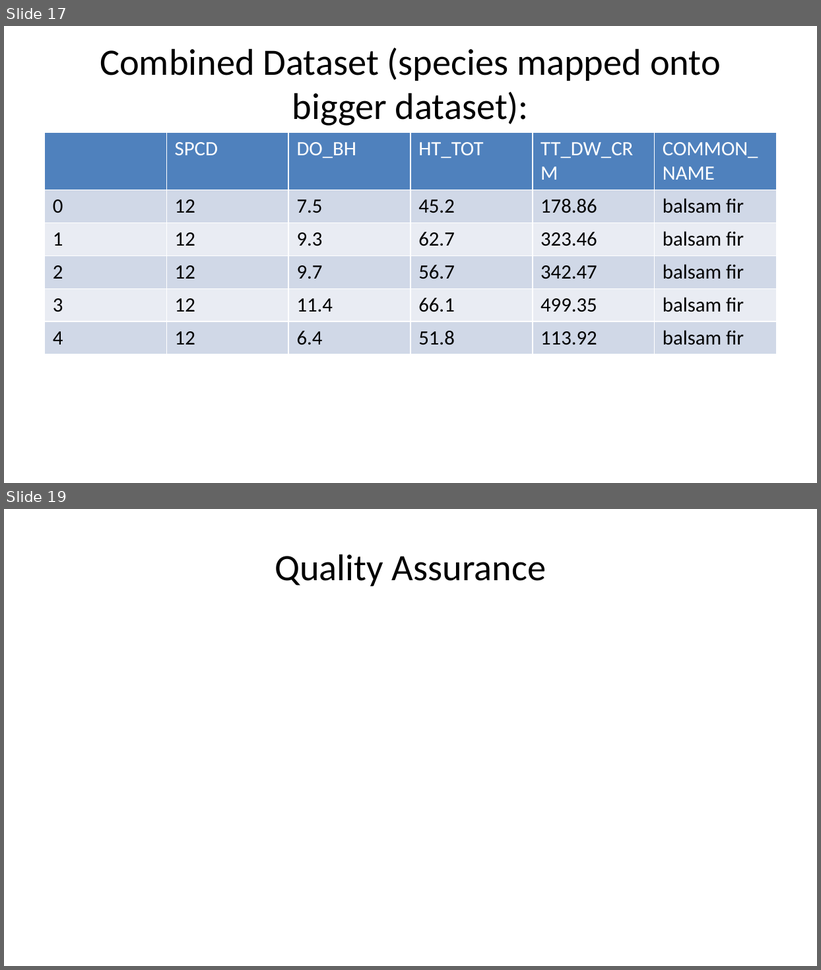
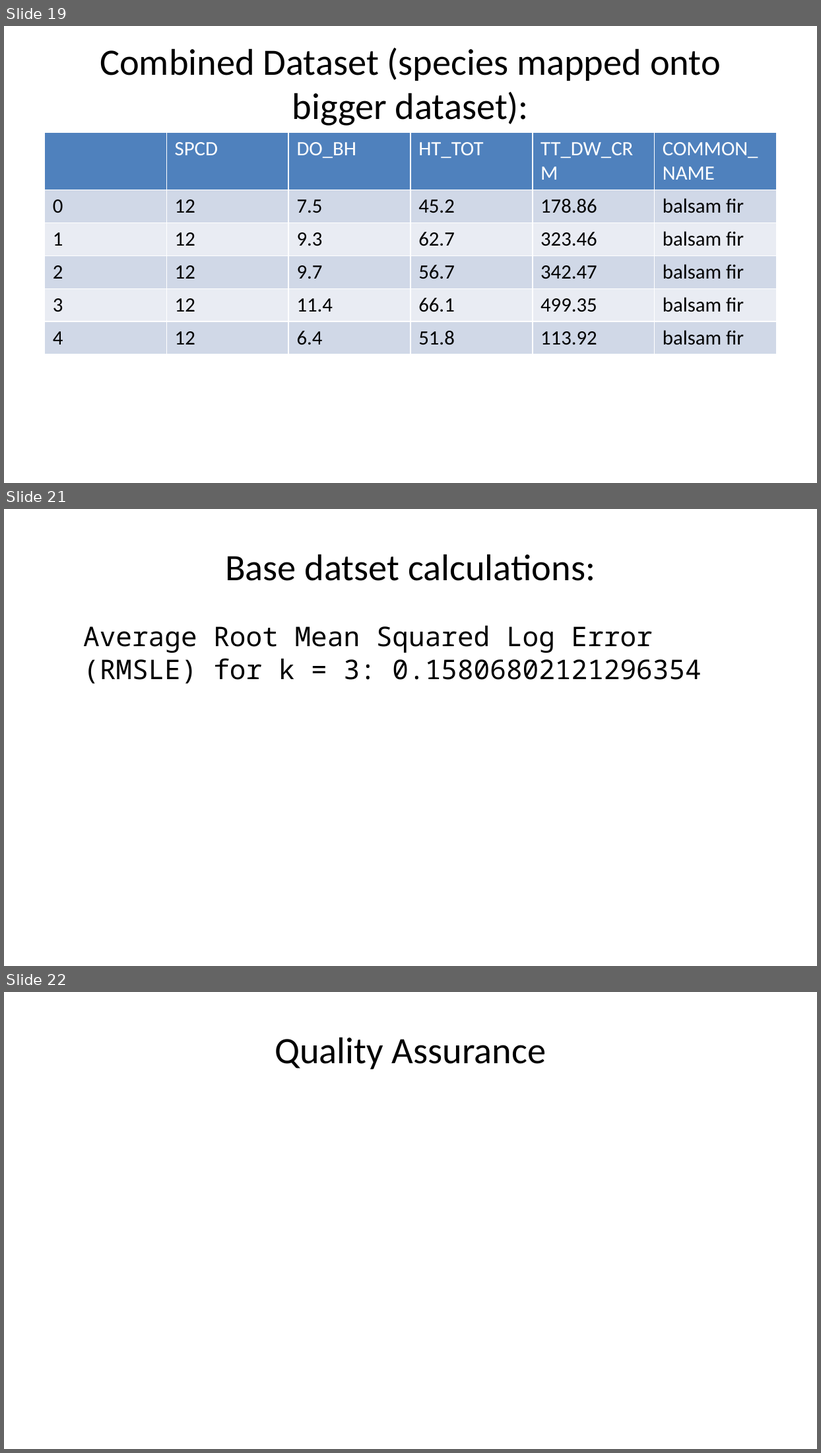
Before and after one commit to deancallahan25/Redwood-Analytics-Portfolio, a slide deck: Project-3/presentation.pptx. Shown one above the other, each under a label of ours: slides 17 and 19 before the commit, slides 19, 21 and 22 after it; the slides between them are not shown. The pictures are 821x970 and 821x1453 pixels, drawn with LibreOffice and Linux fonts; fonts in the diff are those of the drawing. Boxes give left, top, right and bottom in pixels: in the first picture for what was removed or moved away, otherwise in the second. Text is boxed around its words. In the diff, an @@ line names an element or a change of style, - is before the commit and + after.

Commit message:
add a average roo mean square log error for every k

```diff
--- a/Project-3/presentation.pptx
+++ b/Project-3/presentation.pptx
@@ slide 21 added at [4,509,817,966], background #FFFFFF @@
@@ title added at [225,554,595,581], 33 pt, text #000000 @@
+Base datset calculations:
@@ text added at [83,625,701,684], 24 pt, text #000000 @@
+Average Root Mean Squared Log Error (RMSLE) for k = 3: 0.15806802121296354
@@ what was slide 17 is now slide 19 @@
@@ what was slide 19 is now slide 22 @@
```
Also in this commit, not shown: 4 slides changed, 3 other slides added, 1 slide removed, 1 other file.
